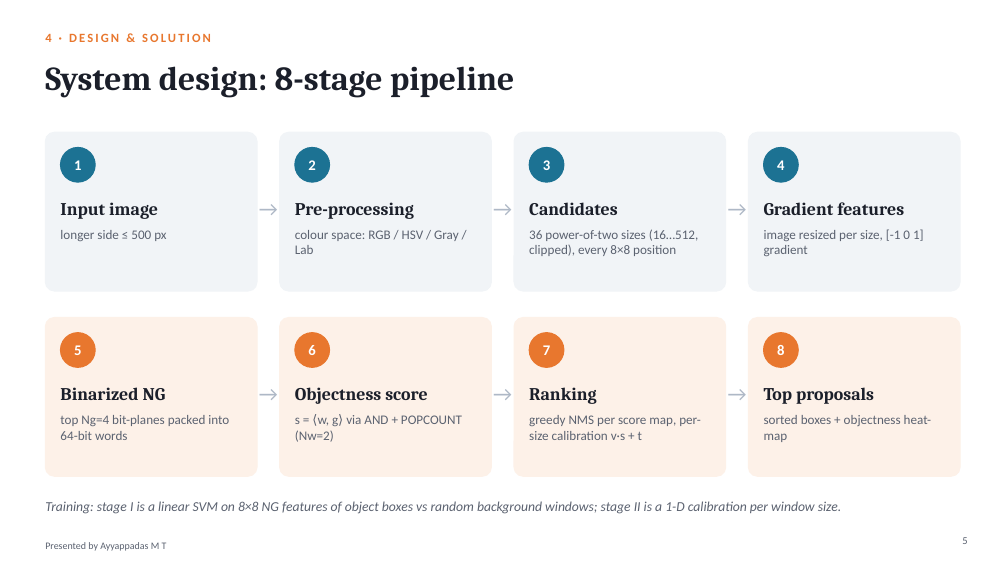
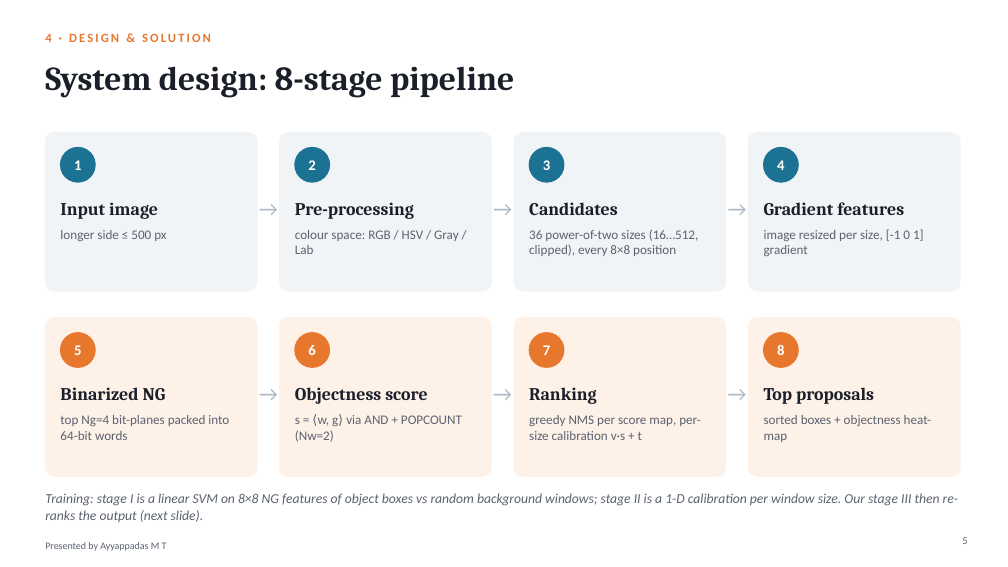
Before and after one commit to hari18305/cvprojectg10, a slide deck: slide 5 of presentation/BING_Objectness_Group10.pptx. Drawn at 1008x567 pixels with LibreOffice and Linux fonts; fonts in the diff are those of the drawing. Boxes give left, top, right and bottom in pixels: in the first picture for what was removed or moved away, otherwise in the second. Text is boxed around its words. In the diff, an @@ line names an element or a change of style, - is before the commit and + after.

```diff
--- a/presentation/BING_Objectness_Group10.pptx
+++ b/presentation/BING_Objectness_Group10.pptx
@@ text at <box>45,493,958,522</box>: text changed @@
-Training: stage I is a linear SVM on 8×8 NG features of object boxes vs random background windows; stage II is a 1-D calibration per window size.
+Training: stage I is a linear SVM on 8×8 NG features of object boxes vs random background windows; stage II is a 1-D calibration per window size. Our stage III then re-ranks the output (next slide).
```
Also in this commit, not shown: 8 other slides changed, 3 slides added, 26 other files.
